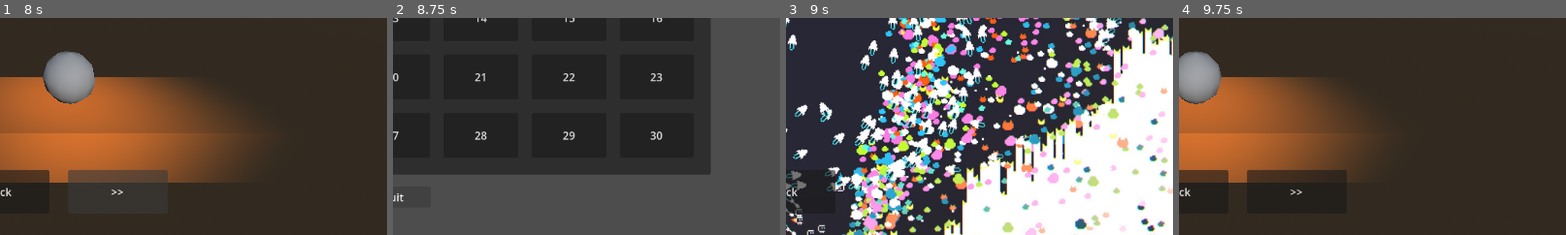
Above: before the commit, frames 1-4 (left to right).
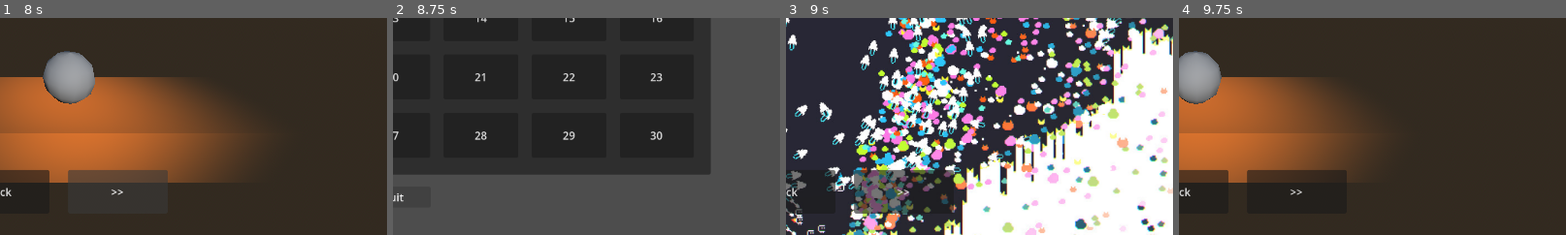
Above: after the commit, the same moments.

Repository: WeekieNHN/ShaderMonth2024
Game: Godot game, scene res://base_scene.tscn
Same seed, same stepped clock (60 frames per second), same inputs: the game is played once before the commit and once after it.
Inputs:
- Up to frame 1 (8 s): click "1" at 0.5 s; click "Back" at 1.25 s; click "2" at 2 s; click "This button does nothing." at 2.75 s; click "<<" at 3.5 s; click ">>" at 4.25 s; click "Back" at 5 s; click "3" at 5.75 s; click "<<" at 6.5 s; click ">>" at 7.25 s
- Up to frame 2 (8.75 s): click "Back" at 8 s
- Up to frame 3 (9 s): click "4" at 8.75 s
- Up to frame 4 (9.75 s): click "<<" at 9.5 s
The pictures show only the part of the screen within x 50-100%, y 50-100%; the shares and areas given below are measured in that part.

Frames 1-2 are identical in both runs. In frame 3, 3.3% of the frame differs, in the area x 17-44%, y 70-91%; in frame 4, nothing differs.

Commit message:
Added Day 5 - Censor

Diff:
--- /dev/null
+++ b/Day 5 - Censor/Scene Materials/visor.tres
@@ -0,0 +1,4 @@
+[gd_resource type="StandardMaterial3D" format=3 uid="uid://byd4bmg4gbddh"]
+
+[resource]
+albedo_color = Color(0.277528, 0.277528, 0.277528, 1)
--- /dev/null
+++ b/Day 5 - Censor/censor.gd
@@ -0,0 +1,46 @@
+extends Node3D  # Change to your object's actual type (e.g., Sprite, MeshInstance)
+
+@export var play_audio: bool = false
+
+# Adjustable properties
+@export var min_visible_time: float = 0.1   # Minimum visible time
+@export var max_visible_time: float = 0.75   # Maximum visible time
+@export var min_hidden_time: float = 0.5   # Minimum visible time
+@export var max_hidden_time: float = 2.0   # Maximum visible time
+
+func _ready():
+	# Start the visibility cycle when the node is added to the scene
+	start_visibility_cycle()
+
+func start_visibility_cycle():
+	# Set the object visible and start the random visible time timer
+	visible = true
+	# Turn on the censor sound, stop talking
+	if play_audio: $CensorAudioStreamPlayer.play()
+	$TalkingAudioStreamPlayer.stop()
+	# Start timer
+	$Timer.start(randf_range(min_visible_time, max_visible_time))
+	await($Timer.timeout)
+
+	# Hide the object and start the hidden time timer
+	visible = false
+	# Turn off the censor sound, start talking
+	$CensorAudioStreamPlayer.stop()
+	if play_audio: $TalkingAudioStreamPlayer.play()
+	$Timer.start(randf_range(min_hidden_time, max_hidden_time))
+	await($Timer.timeout)
+
+	# Repeat the cycle
+	start_visibility_cycle()
+
+func on_enable_audio_changed(value: bool) -> void:
+	# Turn on/off audio
+	play_audio = value
+
+	# Start/stop the audioplayers
+	if !value:
+		$TalkingAudioStreamPlayer.stop()
+		$CensorAudioStreamPlayer.stop()
+	else:
+		if (!visible): $TalkingAudioStreamPlayer.play()
+		else: $CensorAudioStreamPlayer.play()
--- /dev/null
+++ b/Day 5 - Censor/censor.tscn
@@ -0,0 +1,252 @@
+[gd_scene load_steps=18 format=3 uid="uid://dldm0qrrn2ffr"]
+
+[ext_resource type="Script" path="res://shader_scene.gd" id="1_73nj6"]
+[ext_resource type="Material" uid="uid://binejdstri5yo" path="res://Day 5 - Censor/censor_material.tres" id="1_kxw80"]
+[ext_resource type="Script" path="res://Day 5 - Censor/censor_settings.gd" id="2_5geuf"]
+[ext_resource type="Material" uid="uid://byd4bmg4gbddh" path="res://Day 5 - Censor/Scene Materials/visor.tres" id="2_d3p1q"]
+[ext_resource type="Script" path="res://Day 5 - Censor/censor_rotator.gd" id="3_baeye"]
+[ext_resource type="Script" path="res://Day 5 - Censor/censor.gd" id="4_khbpe"]
+[ext_resource type="AudioStream" uid="uid://b3fxpp03d0hpp" path="res://Day 5 - Censor/1khz.wav" id="5_xqseg"]
+[ext_resource type="AudioStream" uid="uid://qsaw3oou1cio" path="res://Day 5 - Censor/animal crossing audio.wav" id="6_p0p38"]
+
+[sub_resource type="StyleBoxEmpty" id="StyleBoxEmpty_kifei"]
+
+[sub_resource type="LabelSettings" id="LabelSettings_whj75"]
+font_size = 48
+outline_size = 5
+outline_color = Color(0, 0, 0, 1)
+shadow_size = 600
+shadow_color = Color(0.136826, 0.136826, 0.136826, 0)
+shadow_offset = Vector2(3.665, 2.19)
+
+[sub_resource type="CapsuleMesh" id="CapsuleMesh_evvj0"]
+
+[sub_resource type="QuadMesh" id="QuadMesh_4qk6r"]
+material = ExtResource("1_kxw80")
+size = Vector2(0.5, 0.25)
+
+[sub_resource type="BoxMesh" id="BoxMesh_dlmcb"]
+size = Vector3(0.5, 0.25, 0.2)
+
+[sub_resource type="ProceduralSkyMaterial" id="ProceduralSkyMaterial_tldcw"]
+
+[sub_resource type="Sky" id="Sky_mf2s7"]
+sky_material = SubResource("ProceduralSkyMaterial_tldcw")
+
+[sub_resource type="Environment" id="Environment_xk77u"]
+background_mode = 2
+sky = SubResource("Sky_mf2s7")
+glow_enabled = true
+glow_intensity = 2.74
+glow_strength = 1.04
+
+[sub_resource type="PlaneMesh" id="PlaneMesh_ys130"]
+size = Vector2(50, 50)
+
+[node name="Censor" type="Node3D" node_paths=PackedStringArray("next_button", "prev_button", "back_button")]
+script = ExtResource("1_73nj6")
+scene_index = 5
+next_button = NodePath("CanvasLayer/Controls/Scene Controls/NextButton")
+prev_button = NodePath("CanvasLayer/Controls/Scene Controls/PrevButton")
+back_button = NodePath("CanvasLayer/Controls/Scene Controls/BackButton")
+
+[node name="CanvasLayer" type="CanvasLayer" parent="." node_paths=PackedStringArray("censor_quad", "pixel_size_slider", "enable_audio_button")]
+script = ExtResource("2_5geuf")
+censor_quad = NodePath("../Character/Head/Eye/CensorQuad")
+pixel_size_slider = NodePath("Controls/Shader Controls/MarginContainer/VBoxContainer/Vignette Settings/Pixel Size/HSlider")
+enable_audio_button = NodePath("Controls/Shader Controls/MarginContainer/VBoxContainer/Vignette Settings/Audio/CheckButton")
+
+[node name="Controls" type="Control" parent="CanvasLayer"]
+layout_mode = 3
+anchors_preset = 15
+anchor_right = 1.0
+anchor_bottom = 1.0
+grow_horizontal = 2
+grow_vertical = 2
+size_flags_horizontal = 3
+size_flags_vertical = 3
+
+[node name="Shader Controls" type="Panel" parent="CanvasLayer/Controls"]
+layout_mode = 1
+anchors_preset = 4
+anchor_top = 0.5
+anchor_bottom = 0.5
+offset_left = 11.0
+offset_top = -91.0
+offset_right = 311.0
+offset_bottom = 155.0
+grow_vertical = 2
+
+[node name="MarginContainer" type="MarginContainer" parent="CanvasLayer/Controls/Shader Controls"]
+layout_mode = 1
+anchors_preset = 15
+anchor_right = 1.0
+anchor_bottom = 1.0
+grow_horizontal = 2
+grow_vertical = 2
+theme_override_constants/margin_left = 15
+theme_override_constants/margin_top = 15
+theme_override_constants/margin_right = 15
+theme_override_constants/margin_bottom = 15
+
+[node name="VBoxContainer" type="VBoxContainer" parent="CanvasLayer/Controls/Shader Controls/MarginContainer"]
+layout_mode = 2
+
+[node name="Vignette Settings" type="VBoxContainer" parent="CanvasLayer/Controls/Shader Controls/MarginContainer/VBoxContainer"]
+layout_mode = 2
+alignment = 1
+
+[node name="Label" type="Label" parent="CanvasLayer/Controls/Shader Controls/MarginContainer/VBoxContainer/Vignette Settings"]
+layout_mode = 2
+text = "Settings
+"
+
+[node name="HSeparator" type="HSeparator" parent="CanvasLayer/Controls/Shader Controls/MarginContainer/VBoxContainer/Vignette Settings"]
+layout_mode = 2
+
+[node name="Pixel Size" type="HBoxContainer" parent="CanvasLayer/Controls/Shader Controls/MarginContainer/VBoxContainer/Vignette Settings"]
+layout_mode = 2
+
+[node name="label" type="Label" parent="CanvasLayer/Controls/Shader Controls/MarginContainer/VBoxContainer/Vignette Settings/Pixel Size"]
+layout_mode = 2
+size_flags_horizontal = 3
+text = "Pixel Size
+"
+
+[node name="HSlider" type="HSlider" parent="CanvasLayer/Controls/Shader Controls/MarginContainer/VBoxContainer/Vignette Settings/Pixel Size"]
+layout_mode = 2
+size_flags_horizontal = 3
+max_value = 256.0
+step = 2.0
+value = 40.0
+rounded = true
+
+[node name="Audio" type="HBoxContainer" parent="CanvasLayer/Controls/Shader Controls/MarginContainer/VBoxContainer/Vignette Settings"]
+layout_mode = 2
+
+[node name="label" type="Label" parent="CanvasLayer/Controls/Shader Controls/MarginContainer/VBoxContainer/Vignette Settings/Audio"]
+layout_mode = 2
+size_flags_horizontal = 3
+text = "Audio
+"
+
+[node name="CheckButton" type="CheckButton" parent="CanvasLayer/Controls/Shader Controls/MarginContainer/VBoxContainer/Vignette Settings/Audio"]
+layout_mode = 2
+
+[node name="Scene Controls" type="Panel" parent="CanvasLayer/Controls"]
+layout_mode = 1
+anchors_preset = 7
+anchor_left = 0.5
+anchor_top = 1.0
+anchor_right = 0.5
+anchor_bottom = 1.0
+offset_left = -261.0
+offset_top = -108.0
+offset_right = 261.0
+offset_bottom = -25.0
+grow_horizontal = 2
+grow_vertical = 0
+theme_override_styles/panel = SubResource("StyleBoxEmpty_kifei")
+
+[node name="PrevButton" type="Button" parent="CanvasLayer/Controls/Scene Controls"]
+layout_mode = 0
+offset_left = 11.0
+offset_top = 11.0
+offset_right = 159.0
+offset_bottom = 76.0
+size_flags_horizontal = 3
+text = "<<"
+
+[node name="BackButton" type="Button" parent="CanvasLayer/Controls/Scene Controls"]
+layout_mode = 0
+offset_left = 187.0
+offset_top = 11.0
+offset_right = 335.0
+offset_bottom = 76.0
+size_flags_horizontal = 3
+text = "Back"
+
+[node name="NextButton" type="Button" parent="CanvasLayer/Controls/Scene Controls"]
+layout_mode = 0
+offset_left = 363.0
+offset_top = 11.0
+offset_right = 511.0
+offset_bottom = 76.0
+size_flags_horizontal = 3
+text = ">>"
+
+[node name="Title" type="Panel" parent="CanvasLayer/Controls"]
+layout_mode = 1
+anchors_preset = 5
+anchor_left = 0.5
+anchor_right = 0.5
+offset_left = -261.0
+offset_top = 35.0
+offset_right = 261.0
+offset_bottom = 102.0
+grow_horizontal = 2
+theme_override_styles/panel = SubResource("StyleBoxEmpty_kifei")
+
+[node name="Label" type="Label" parent="CanvasLayer/Controls/Title"]
+layout_mode = 1
+anchors_preset = 15
+anchor_right = 1.0
+anchor_bottom = 1.0
+grow_horizontal = 2
+grow_vertical = 2
+text = "Day 5 -  Censor (Mosaic)"
+label_settings = SubResource("LabelSettings_whj75")
+horizontal_alignment = 1
+vertical_alignment = 1
+
+[node name="Character" type="Node3D" parent="."]
+transform = Transform3D(0.970296, 0, -0.241922, 0, 1, 0, 0.241922, 0, 0.970296, 0, 0, 0)
+
+[node name="MeshInstance3D" type="MeshInstance3D" parent="Character"]
+mesh = SubResource("CapsuleMesh_evvj0")
+
+[node name="Head" type="Node3D" parent="Character"]
+transform = Transform3D(1, 0, 0, 0, 1, 0, 0, 0, 1, 0, 0.567, 0)
+script = ExtResource("3_baeye")
+min_rotation = -15.0
+max_rotation = 15.0
+rotation_speed = 20.0
+
+[node name="Eye" type="Node3D" parent="Character/Head"]
+script = ExtResource("3_baeye")
+min_rotation = -15.0
+max_rotation = 15.0
+rotation_axis = Vector3(1, 0, 0)
+rotation_speed = 20.0
+
+[node name="CensorQuad" type="MeshInstance3D" parent="Character/Head/Eye"]
+transform = Transform3D(1, 0, 0, 0, 1, 0, 0, 0, 1, 0, -0.107995, 0.58856)
+mesh = SubResource("QuadMesh_4qk6r")
+skeleton = NodePath("../..")
+script = ExtResource("4_khbpe")
+
+[node name="Timer" type="Timer" parent="Character/Head/Eye/CensorQuad"]
+
+[node name="CensorAudioStreamPlayer" type="AudioStreamPlayer" parent="Character/Head/Eye/CensorQuad"]
+stream = ExtResource("5_xqseg")
+volume_db = -25.0
+
+[node name="TalkingAudioStreamPlayer" type="AudioStreamPlayer" parent="Character/Head/Eye/CensorQuad"]
+stream = ExtResource("6_p0p38")
+volume_db = -8.0
+
+[node name="MeshInstance3D" type="MeshInstance3D" parent="Character/Head/Eye"]
+transform = Transform3D(1, 0, 0, 0, 1, 0, 0, 0, 1, 0, 0, 0.457229)
+material_override = ExtResource("2_d3p1q")
+mesh = SubResource("BoxMesh_dlmcb")
+
+[node name="Camera3D" type="Camera3D" parent="."]
+transform = Transform3D(1, 0, 0, 0, 1, 0, 0, 0, 1, -0.67, 0.58, 1.565)
+environment = SubResource("Environment_xk77u")
+
+[node name="MeshInstance3D" type="MeshInstance3D" parent="."]
+transform = Transform3D(1, 0, 0, 0, 1, 0, 0, 0, 1, 0, -1, 0)
+mesh = SubResource("PlaneMesh_ys130")
+
+[node name="DirectionalLight3D" type="DirectionalLight3D" parent="."]
+transform = Transform3D(1, 0, 0, 0, 0.332869, 0.942973, 0, -0.942973, 0.332869, 0, 0, 0)
--- /dev/null
+++ b/Day 5 - Censor/censor_material.tres
@@ -0,0 +1,8 @@
+[gd_resource type="ShaderMaterial" load_steps=2 format=3 uid="uid://binejdstri5yo"]
+
+[ext_resource type="Shader" path="res://Day 5 - Censor/censor_shader.gdshader" id="1_vsfwh"]
+
+[resource]
+render_priority = -5
+shader = ExtResource("1_vsfwh")
+shader_parameter/pixel_size = 40
--- /dev/null
+++ b/Day 5 - Censor/censor_rotator.gd
@@ -0,0 +1,34 @@
+extends Node3D
+
+# Define the range of rotation in degrees
+@export var min_rotation: float = -30.0
+@export var max_rotation: float = 30.0
+
+# Define the axis of rotation (Vector3.RIGHT for x-axis, Vector3.UP for y-axis, etc.)
+@export var rotation_axis: Vector3 = Vector3.UP
+
+# Rotation speed
+@export var rotation_speed: float = 1.0
+
+# Internal variable to keep track of target rotation angle
+var target_rotation: float = 0.0
+
+func _ready():
+	# Set an initial random rotation target
+	set_new_target_rotation()
+
+func _process(delta):
+	# Smoothly interpolate the rotation toward the target angle
+	var current_rotation = rotation_axis.dot(rotation_degrees)
+	var new_rotation = lerp(current_rotation, target_rotation, rotation_speed * delta)
+
+	# Apply the rotation on the specified axis
+	rotation_degrees = rotation_axis * new_rotation
+
+	# Check if close to the target rotation and set a new target
+	if abs(new_rotation - target_rotation) < 0.1:
+		set_new_target_rotation()
+
+func set_new_target_rotation():
+	# Set a new random target rotation within the specified range
+	target_rotation = randf_range(min_rotation, max_rotation)
--- /dev/null
+++ b/Day 5 - Censor/censor_settings.gd
@@ -0,0 +1,20 @@
+extends CanvasLayer
+
+@export var censor_quad: MeshInstance3D
+@export var pixel_size_slider: Slider
+@export var enable_audio_button: CheckButton
+
+var material: ShaderMaterial
+
+# Called when the node enters the scene tree for the first time.
+func _ready() -> void:
+	# Get the material
+	material = censor_quad.mesh.surface_get_material(0)
+
+	# Connect our UI
+	pixel_size_slider.value_changed.connect(on_pixel_size_changed)
+	enable_audio_button.toggled.connect(censor_quad.on_enable_audio_changed)
+
+func on_pixel_size_changed(value: float) -> void:
+	# Set the pixel size
+	material.set_shader_parameter("pixel_size", int(value))
--- /dev/null
+++ b/Day 5 - Censor/censor_shader.gdshader
@@ -0,0 +1,20 @@
+shader_type spatial;
+render_mode unshaded;
+
+uniform int pixel_size : hint_range(0, 256); // Adjust the pixel size as needed
+uniform sampler2D SCREEN_TEXTURE : hint_screen_texture, filter_linear_mipmap;
+
+void fragment() {
+
+	int even_pixel_size = pixel_size - (pixel_size % 2);
+
+	// Get nearest neighbor
+	float x = float(int(FRAGCOORD.x) % even_pixel_size);
+	float y = float(int(FRAGCOORD.y) % even_pixel_size);
+
+	x = FRAGCOORD.x + floor(float(even_pixel_size) / 2.0) - x;
+	y = FRAGCOORD.y + floor(float(even_pixel_size) / 2.0) - y;
+
+	// Sample Screen Texture with new position
+	ALBEDO = texture(SCREEN_TEXTURE, vec2(x, y) / VIEWPORT_SIZE).xyz;
+}
--- a/scene_manager.gd
+++ b/scene_manager.gd
@@ -13,6 +13,7 @@
 	scenes_to_load[2]			= "res://Day 2 - UI Blur/ui_blur.tscn"
 	scenes_to_load[3]			= "res://Day 3 - Fade By Distance/fade_by_distance.tscn"
 	scenes_to_load[4]			= "res://Day 4 - Chromatic Aberration/chromatic abberation.tscn"
+	scenes_to_load[5]			= "res://Day 5 - Censor/censor.tscn"
 
 func contains(index: int) -> bool:
 	return scenes_to_load.has(index)
Not shown, added: Day 5 - Censor/1khz.wav.import
Not shown, added: Day 5 - Censor/animal crossing audio.wav.import
Not shown, added: Day 5 - Censor/1khz.wav
Not shown, added: Day 5 - Censor/animal crossing audio.wav
Not shown, added: Day 5 - Censor/sources.md
